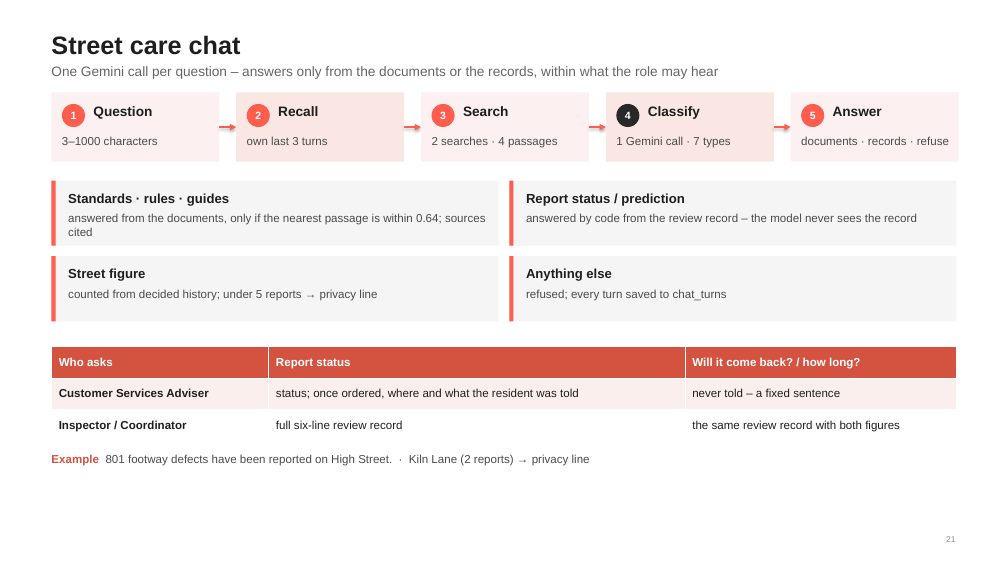
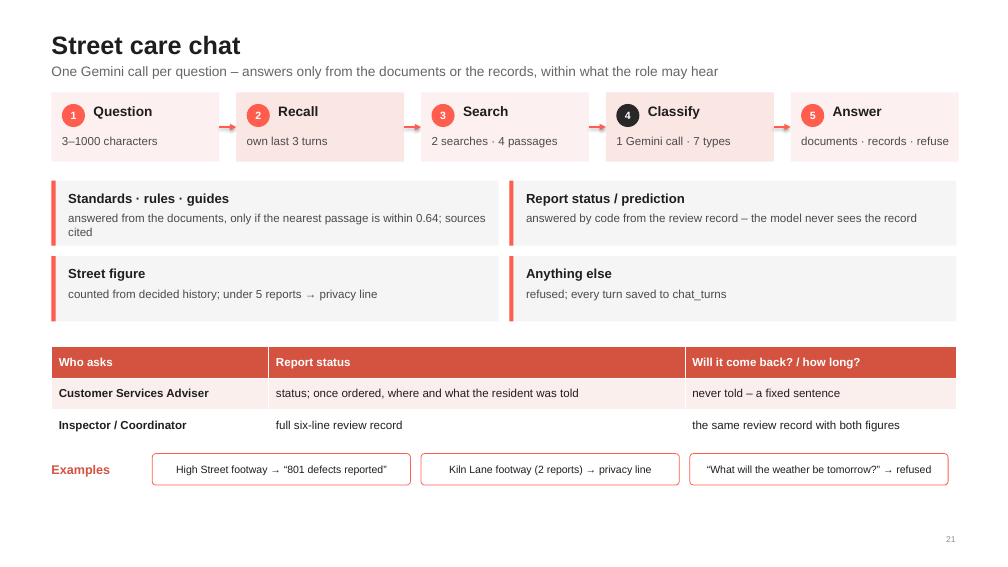
Before and after one commit to mansavigarg/StreetCare-Ai, a slide deck: slide 21 of StreetCare AI Presentation.pptx. Drawn at 1008x567 pixels with LibreOffice and Linux fonts; fonts in the diff are those of the drawing; background and template pictures are left out. Boxes give left, top, right and bottom in pixels: in the first picture for what was removed or moved away, otherwise in the second. Text is boxed around its words. In the diff, an @@ line names an element or a change of style, - is before the commit and + after.

```diff
--- a/StreetCare AI Presentation.pptx
+++ b/StreetCare AI Presentation.pptx
@@ text added at (x1=51, y1=465, x2=110, y2=477), 12 pt, text #D35240, bold @@
+Examples
@@ rounded rectangle added at (x1=152, y1=454, x2=411, y2=485), fill #FFFFFF, outline #FF5E4F 0.75 pt @@
@@ text added at (x1=176, y1=465, x2=386, y2=475), 10 pt, text #1E1E1E @@
+High Street footway → “801 defects reported”
@@ rounded rectangle added at (x1=421, y1=454, x2=680, y2=485), fill #FFFFFF, outline #FF5E4F 0.75 pt @@
@@ text "Kiln Lane footway (2 reports) ..." at (x1=449, y1=465, x2=651, y2=475): vertical alignment top to middle @@
@@ text at (x1=449, y1=465, x2=651, y2=475): text changed; size 11 to 10 pt; text colour #4A4A4A to #1E1E1E @@
-Example 801 footway defects have been reported on High Street. · Kiln Lane (2 reports) → privacy line
+Kiln Lane footway (2 reports) → privacy line
@@ rounded rectangle added at (x1=690, y1=454, x2=948, y2=485), fill #FFFFFF, outline #FF5E4F 0.75 pt @@
@@ text added at (x1=707, y1=465, x2=931, y2=473), 10 pt, text #1E1E1E @@
+“What will the weather be tomorrow?” → refused
```
Also in this commit, not shown: 5 other slides changed, 1 slide added, 1 slide removed, 7 other files.
